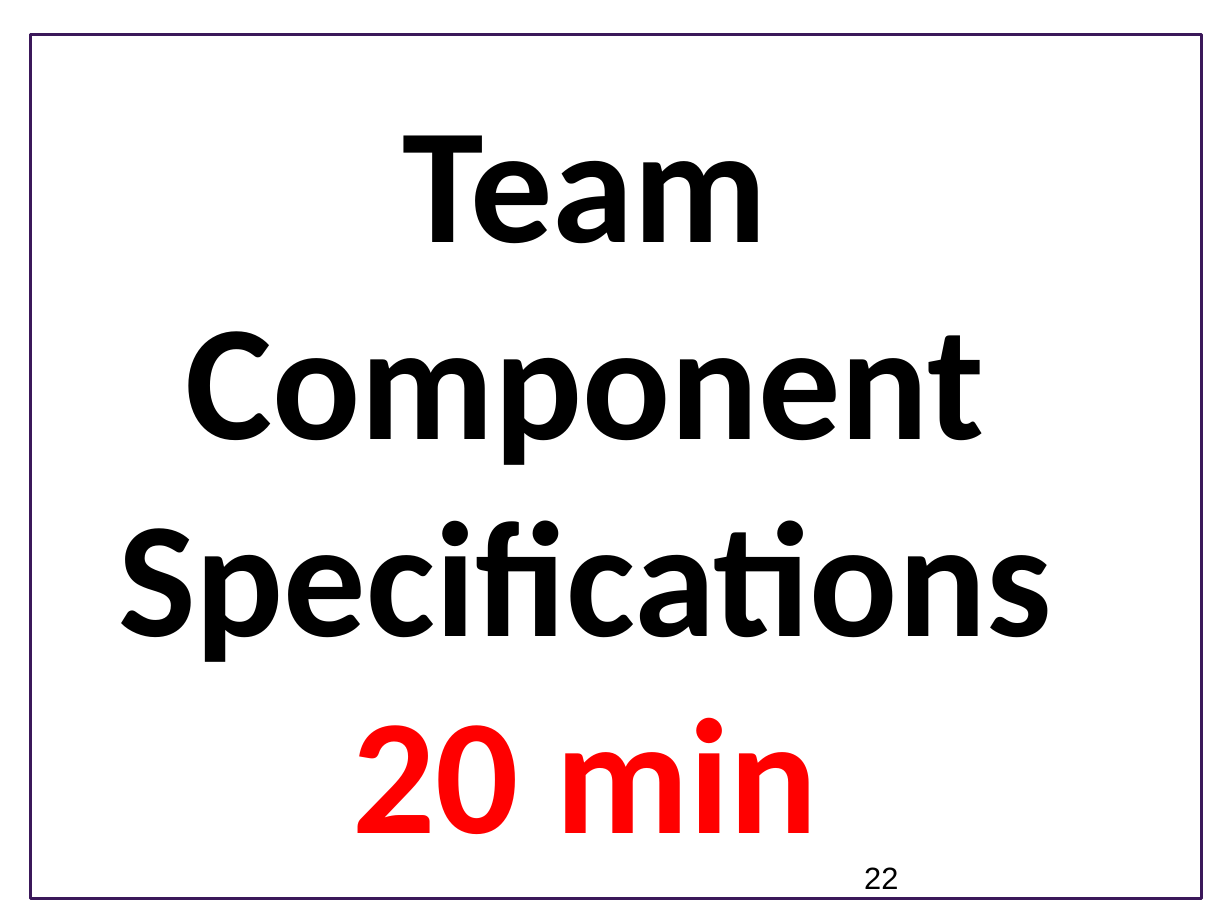
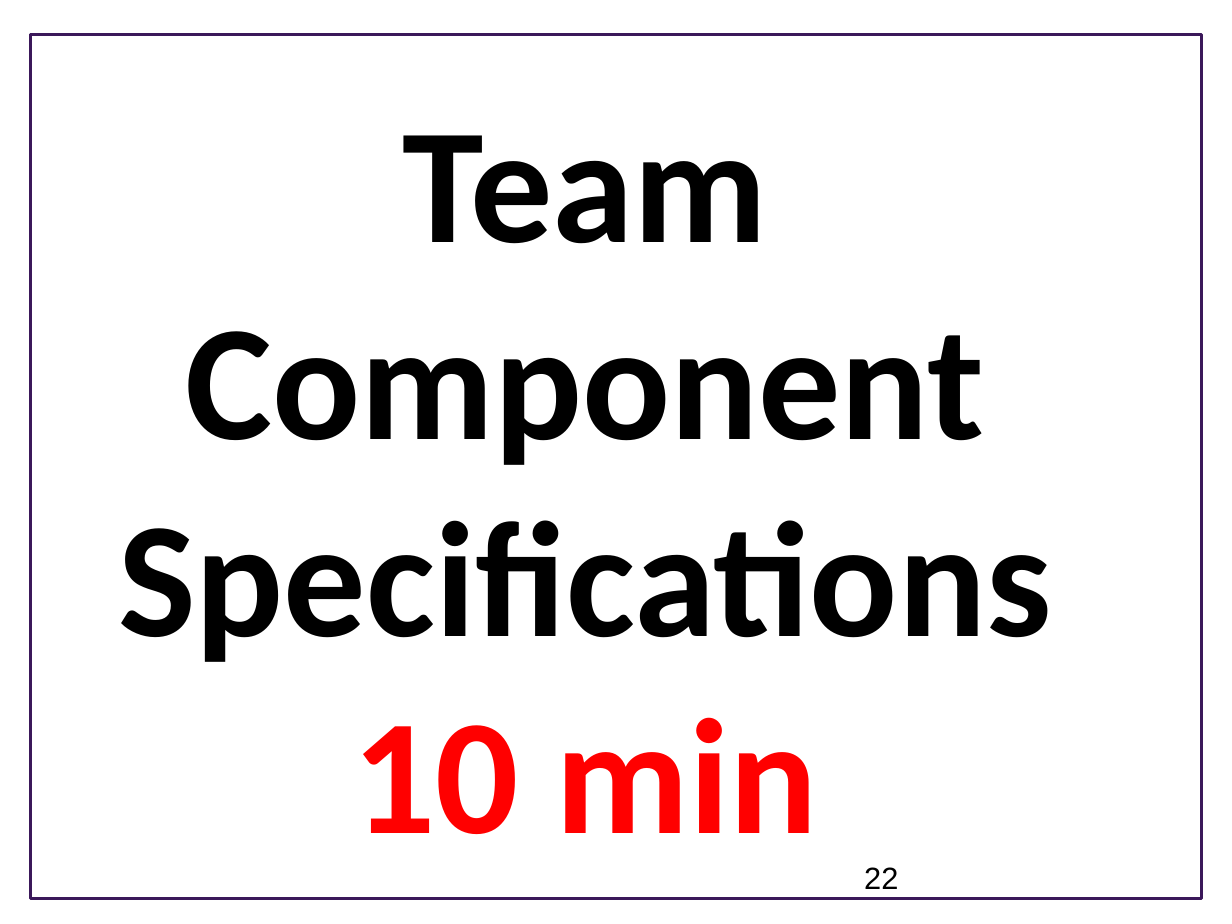
Before and after one commit to UWSEDS/LectureNotes, a slide deck: slide 22 of 09_Software_Design/Software-Design.ppt. Drawn at 1232x924 pixels with LibreOffice and Linux fonts; fonts in the diff are those of the drawing; background and template pictures are left out. Boxes give left, top, right and bottom in pixels: in the first picture for what was removed or moved away, otherwise in the second. Text is boxed around its words. In the diff, an @@ line names an element or a change of style, - is before the commit and + after.

```diff
--- a/09_Software_Design/Software-Design.ppt
+++ b/09_Software_Design/Software-Design.ppt
@@ title at box(118, 135, 1051, 834): text changed @@
-Team Component Specifications
-20 min
+Team Component Specifications
+10 min
```
Also in this commit, not shown: 2 other slides changed, 2 slides added.
